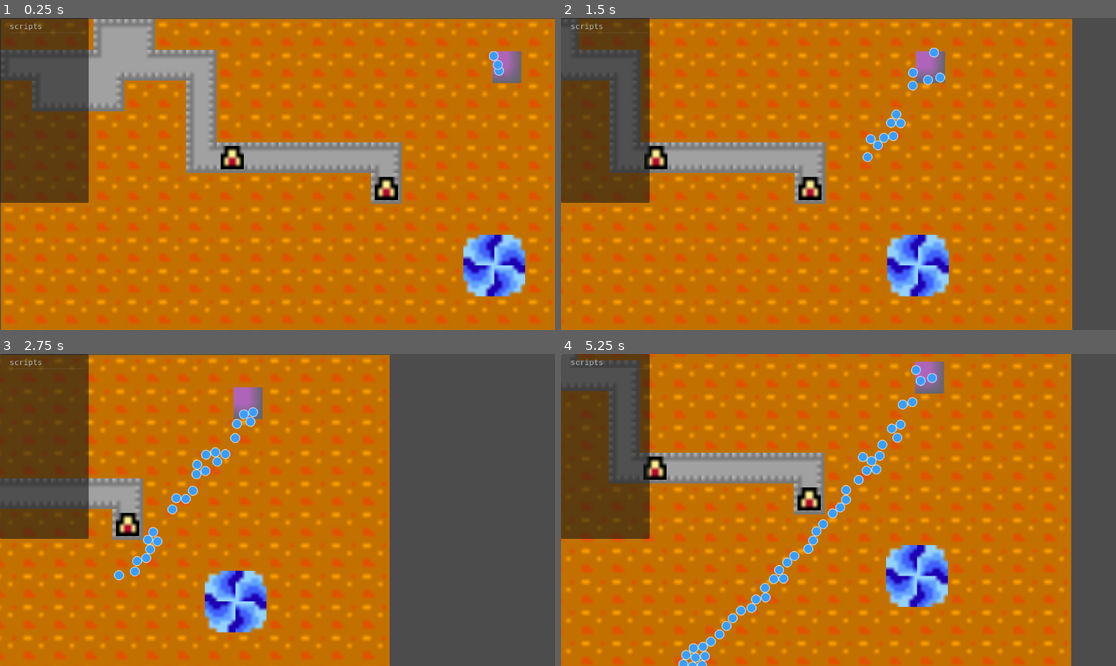
Above: before the commit, frames 1-4 (two rows, left to right).
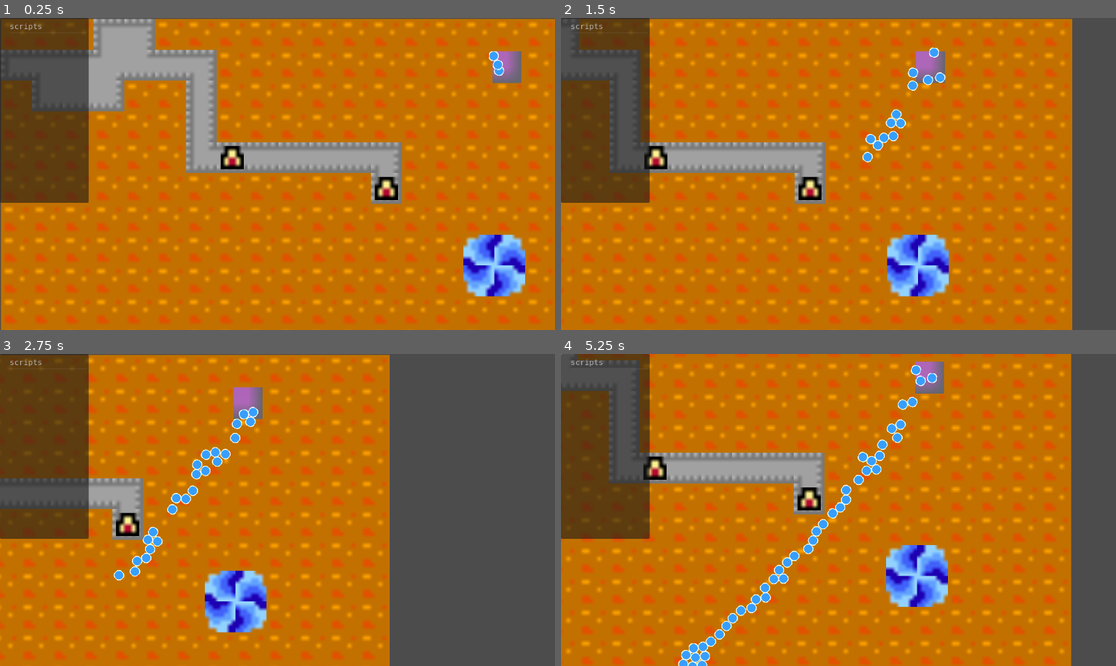
Above: after the commit, the same moments.

Repository: EEEEEEEEthan/BotDefence
Game: Godot game, scene res://Game.tscn
The game is run twice, just before and just after one commit, with the same random seed, the same clock (stepped at 60 frames per second) and the same inputs.
Inputs (mouse positions are in pixels of both pictures, inside the frame that each line leads up to):
- Up to frame 1 (0.25 s): no input
- Up to frame 2 (1.5 s): tap Enter at 0.5 s; move the mouse to (960, 158) at 0.52 s; hold D 0.53-1.25 s; hold Ctrl 0.53-1.25 s; click (960, 158) at 0.67 s; drag from (727, 189) to (810, 236) at 1.27 s
- Up to frame 3 (2.75 s): move the mouse to (333, 441) at 2.02 s; hold D from 2.03 s (still down); hold Ctrl from 2.03 s (still down)
- Up to frame 4 (5.25 s): release D at 2.75 s; release Ctrl at 2.75 s; drag from (810, 572) to (672, 463) at 2.77 s; move the mouse to (1005, 556) at 3.52 s; hold A 3.53-4.25 s; hold Ctrl 3.53-4.25 s; drag from (672, 463) to (755, 432) at 4.27 s; move the mouse to (866, 510) at 5.02 s; hold S from 5.03 s (still down); hold Ctrl from 5.03 s (still down); click (866, 510) at 5.17 s

The runs differ from the first frame. In frame 1, less than 0.1% of the frame differs, in the area x 87-91%, y 10-19%; in frame 2, 0.3%; in frame 3, 0.4%; in frame 4, 0.8%, in the area x 21-68%, y 3-100%.

Commit message:
Remove CircleAA shader and associated files; update Monster.tscn to reference new GDScript for shader parameters. Enhance Environment.tres with glow normalization for improved visual effects.

Diff:
--- a/CircleAA.gdshader
+++ /dev/null
@@ -1,38 +0,0 @@
-shader_type canvas_item;
-
-instance uniform vec4 fill_color : source_color = vec4(0.22, 0.62, 1.0, 1.0);
-uniform vec4 outline_color : source_color = vec4(1.0, 1.0, 1.0, 1.0);
-instance uniform float outline_width : hint_range(0.0, 0.5, 0.001) = 0.06;
-
-void fragment() {
-	vec2 centered_uv = UV - vec2(0.5);
-	float circle_radius = 0.5;
-	float distance_to_center = length(centered_uv);
-	float anti_alias_width = max(fwidth(distance_to_center), 0.0001);
-
-	float clamped_outline_width = clamp(outline_width, 0.0, circle_radius);
-	float fill_radius = circle_radius - clamped_outline_width;
-
-	float circle_mask = 1.0 - smoothstep(
-		circle_radius - anti_alias_width,
-		circle_radius + anti_alias_width,
-		distance_to_center
-	);
-	float fill_mask = 1.0 - smoothstep(
-		fill_radius - anti_alias_width,
-		fill_radius + anti_alias_width,
-		distance_to_center
-	);
-	float outline_mask = max(circle_mask - fill_mask, 0.0);
-
-	float output_alpha = fill_color.a * fill_mask + outline_color.a * outline_mask;
-	vec3 output_color = vec3(0.0);
-	if (output_alpha > 0.0001) {
-		output_color = (
-			fill_color.rgb * fill_color.a * fill_mask
-			+ outline_color.rgb * outline_color.a * outline_mask
-		) / output_alpha;
-	}
-
-	COLOR = vec4(output_color, output_alpha);
-}
--- a/Environment.tres
+++ b/Environment.tres
@@ -4,3 +4,4 @@
 background_mode = 3
 ambient_light_sky_contribution = 0.0
 glow_enabled = true
+glow_normalized = true
--- a/Monster.tscn
+++ b/Monster.tscn
@@ -53,6 +53,64 @@
 
 [sub_resource type="CircleShape2D" id="CircleShape2D_monster"]
 
+[sub_resource type="GDScript" id="GDScript_ssiii"]
+script/source = "@tool
+extends Node
+
+@export var target_canvas_item: CanvasItem
+
+@export var fill_color: Color = Color(0.22, 0.62, 1.0, 1.0):
+	set(value):
+		fill_color = value
+		_apply_fill_color()
+
+@export var outline_color: Color = Color(1.0, 1.0, 1.0, 1.0):
+	set(value):
+		outline_color = value
+		_apply_outline_color()
+
+@export_range(0.0, 0.5, 0.001) var outline_width: float = 0.06:
+	set(value):
+		outline_width = clampf(value, 0.0, 0.5)
+		_apply_outline_width()
+
+func _ready() -> void:
+	_apply_all_parameters()
+
+func _apply_all_parameters() -> void:
+	_apply_fill_color()
+	_apply_outline_color()
+	_apply_outline_width()
+
+func _apply_fill_color() -> void:
+	var canvas_item: CanvasItem = _resolve_target_canvas_item()
+	if canvas_item == null:
+		return
+	canvas_item.set_instance_shader_parameter(&\"fill_color\", fill_color)
+
+func _apply_outline_color() -> void:
+	var canvas_item: CanvasItem = _resolve_target_canvas_item()
+	if canvas_item == null:
+		return
+	canvas_item.set_instance_shader_parameter(&\"outline_color\", outline_color)
+
+func _apply_outline_width() -> void:
+	var canvas_item: CanvasItem = _resolve_target_canvas_item()
+	if canvas_item == null:
+		return
+	canvas_item.set_instance_shader_parameter(&\"outline_width\", outline_width)
+
+func _resolve_target_canvas_item() -> CanvasItem:
+	if target_canvas_item != null:
+		return target_canvas_item
+	var current_node: Node = self
+	if current_node is CanvasItem:
+		return current_node as CanvasItem
+	if get_parent() is CanvasItem:
+		return get_parent() as CanvasItem
+	return null
+"
+
 [node name="Monster" type="RigidBody2D" unique_id=140614155]
 collision_layer = 2
 collision_mask = 3
@@ -64,20 +122,21 @@
 
 [node name="Sprite2D" type="Sprite2D" parent="." unique_id=1406320978]
 process_mode = 4
-self_modulate = Color(1.2237577, 1.2237577, 1.2237577, 1)
 material = SubResource("ShaderMaterial_qheve")
 instance_shader_parameters/fill_color = Color(0.22, 0.62, 1, 1)
-instance_shader_parameters/outline_color = Color(4.8672786, 4.8672786, 4.8672786, 1)
-instance_shader_parameters/outline_width = 0.06
+instance_shader_parameters/outline_color = Color(4.8687005, 4.8687005, 4.8687005, 1)
+instance_shader_parameters/outline_width = 0.015
 scale = Vector2(0.8333333, 0.8333333)
 texture = SubResource("Texture2D_vb3nq")
 script = ExtResource("3_qheve")
+outline_color = Color(4.8687005, 4.8687005, 4.8687005, 1)
+outline_width = 0.015
 
 [node name="CollisionShape2D" type="CollisionShape2D" parent="." unique_id=2007719934]
 process_mode = 4
 shape = SubResource("CircleShape2D_monster")
 debug_color = Color(0, 0.6, 0.69803923, 0)
-script = ExtResource("3_qheve")
+script = SubResource("GDScript_ssiii")
 
 [node name="NavigationAgent2D" type="NavigationAgent2D" parent="." unique_id=1777320448]
 unique_name_in_owner = true
Not shown, removed: CircleAA.gdshader.uid
Not shown: 1 places in Monster.tscn that only renumber resources
